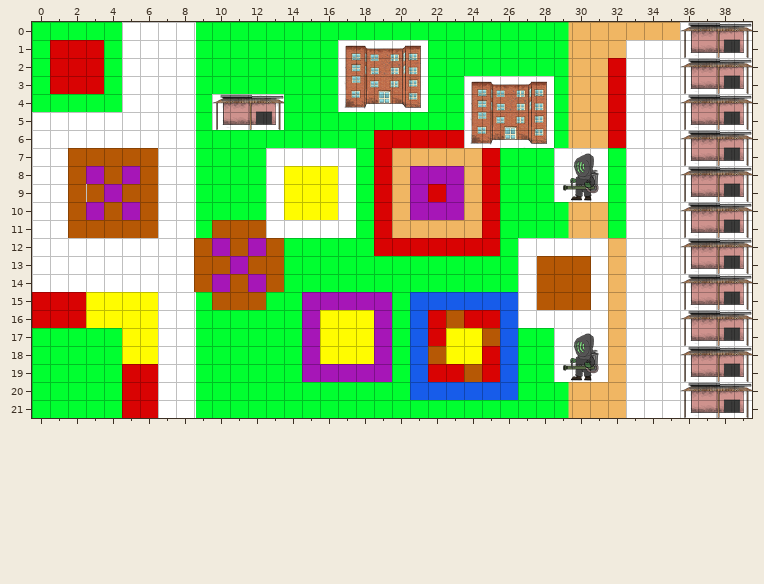
Tiled map: assets/tiles/Level_01.tmx. That is the earlier state.
Cells are 32x32 px. Shown: x 0..39, y 0..21.
And afterwards:
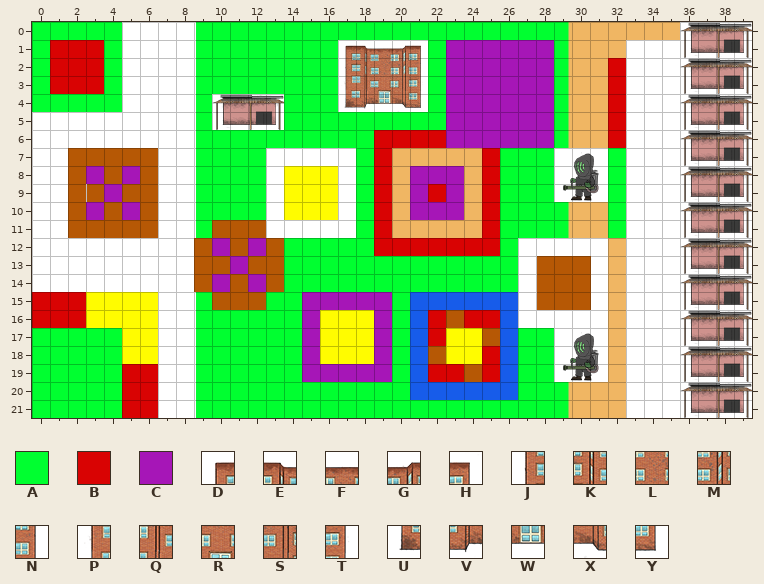
Key: from "Terra Defender": A 10, B 41, C 341; from "TerraMapTest": D 140, E 141, F 142, G 143, H 144, J 180, K 181, L 182, M 183, N 184, P 220, Q 221, R 222, S 223, T 224, U 260, V 261, W 262, X 263, Y 264.
_ is an empty cell.
Changes in this commit:
{"where": "layer \"Background\""}
{"y":1,"x":23,"old":"AAAAAA","new":"CCCCCC"}
{"y":2,"x":23,"old":"AAAAAA","new":"CCCCCC"}
{"y":3,"x":23,"old":"ADEFGH","new":"CCCCCC"}
{"y":4,"x":23,"old":"AJKLMN","new":"CCCCCC"}
{"y":5,"x":23,"old":"APQRST","new":"CCCCCC"}
{"y":6,"x":23,"old":"BUVWXY","new":"CCCCCC"}
